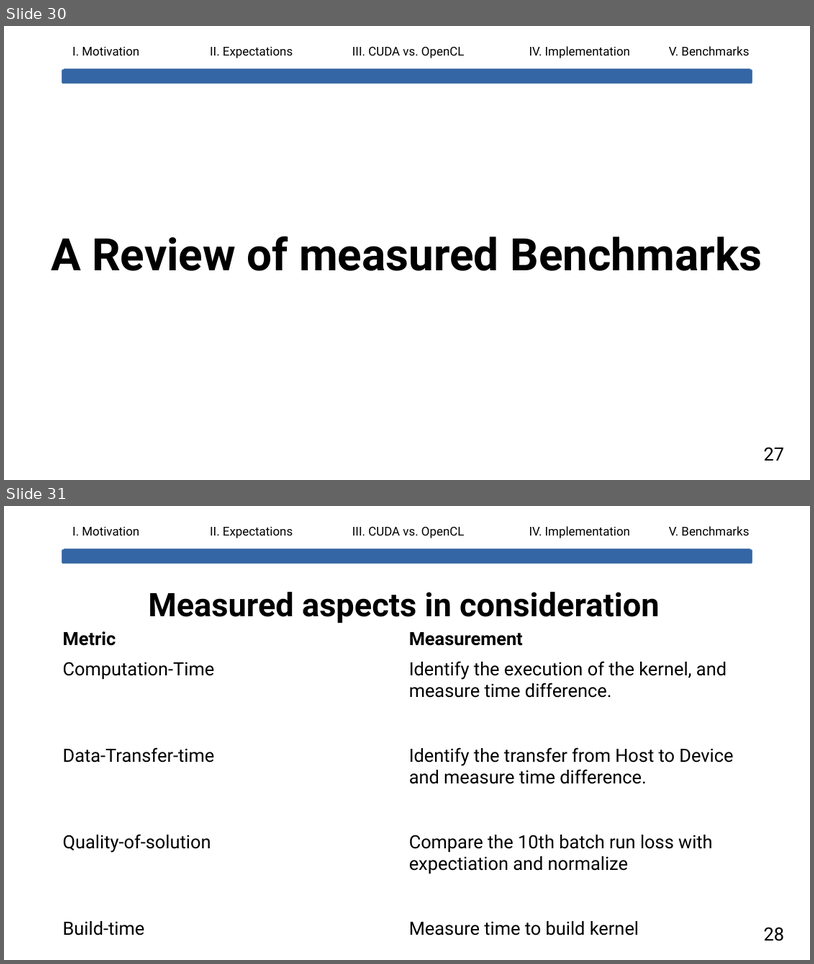
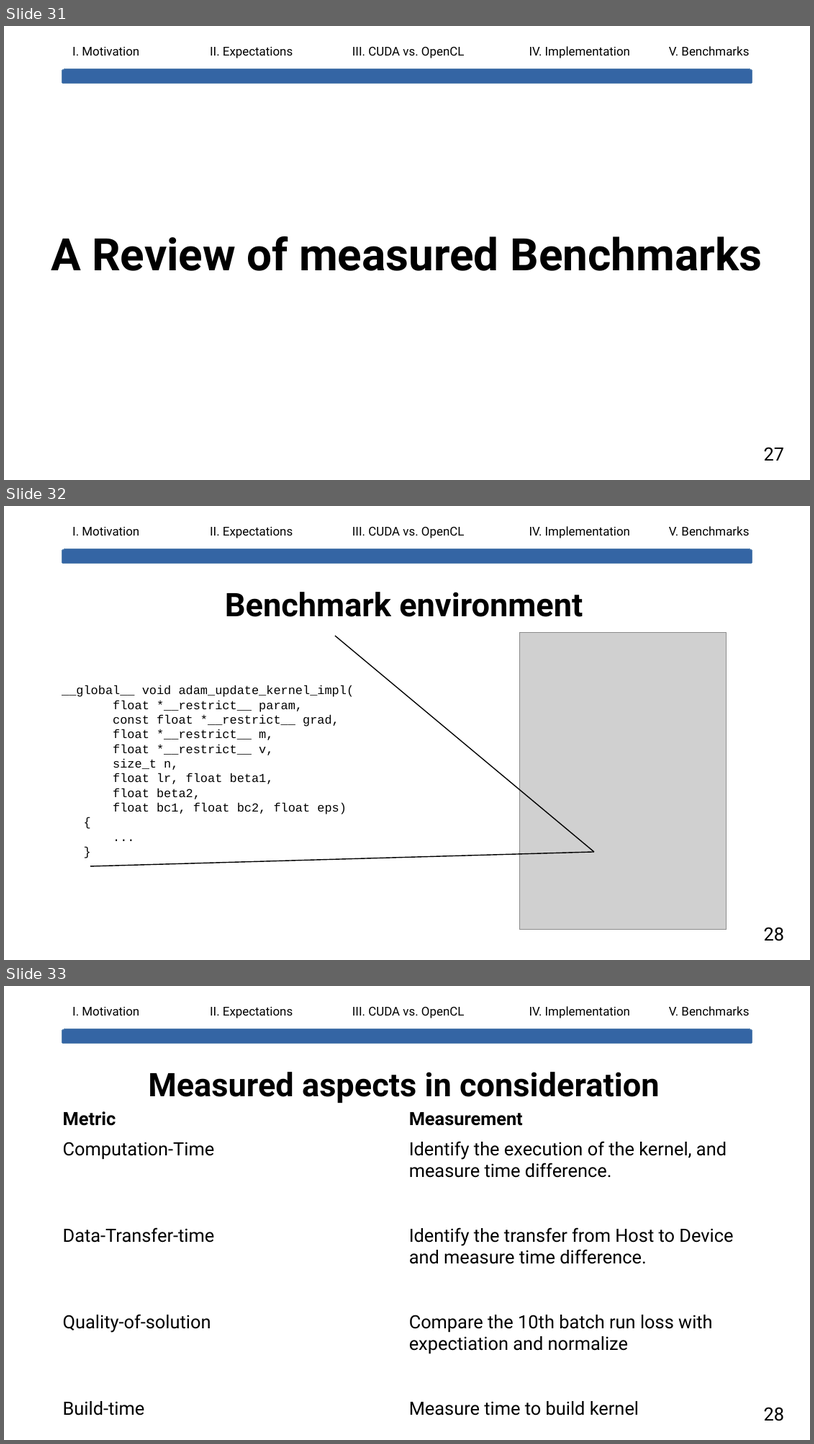
Before and after one commit to lhahner/opti-perf, a slide deck: docs/presentation/final-presentation.odp. Shown one above the other, each under a label of ours: slides 30 and 31 before the commit, slides 31, 32 and 33 after it. The pictures are 814x964 and 814x1444 pixels, drawn with LibreOffice and Linux fonts; fonts in the diff are those of the drawing; grey boxes stand for pictures. Boxes give left, top, right and bottom in pixels: in the first picture for what was removed or moved away, otherwise in the second. Text is boxed around its words. In the diff, an @@ line names an element or a change of style, - is before the commit and + after.

Commit message:
adds more details about benchmark specification

```diff
--- a/docs/presentation/final-presentation.odp
+++ b/docs/presentation/final-presentation.odp
@@ slide 32 added at (4, 506, 810, 960), background #FFFFFF @@
@@ text added at (72, 527, 139, 536), 12 pt, text #000000 @@
+I. Motivation
@@ text added at (210, 527, 293, 538), 12 pt, text #000000 @@
+II. Expectations
@@ text added at (352, 526, 465, 538), 12 pt, text #000000 @@
+III. CUDA vs. OpenCL
@@ text added at (530, 526, 630, 538), 12 pt, text #000000 @@
+IV. Implementation
@@ text added at (669, 526, 749, 536), 12 pt, text #000000 @@
+V. Benchmarks
@@ rounded rectangle added at (62, 549, 754, 564), fill #3465A4, outline #5983B0 0 pt @@
@@ title added at (225, 592, 583, 617), 32 pt, text #000000, bold @@
+Benchmark environment
@@ picture added at (520, 633, 727, 929) @@
@@ line added from (335, 636) to (594, 852), #000000 0.99 pt @@
@@ text added at (62, 685, 355, 814), 12 pt, text #000000 @@
+__global__ void adam_update_kernel_impl(
+float *__restrict__ param,
+const float *__restrict__ grad,
+float *__restrict__ m,
+float *__restrict__ v,
+size_t n,
+float lr, float beta1,
+float beta2,
+float bc1, float bc2, float eps)
+{
+...
+}
@@ line added from (90, 866) to (594, 852), #000000 0.99 pt @@
@@ text added at (764, 926, 785, 941), 18 pt, text #000000 @@
+28
@@ what was slide 30 is now slide 31 @@
@@ what was slide 31 is now slide 33 @@
```
Also in this commit, not shown: 5 slides changed, 2 other slides added, 3 other files.
